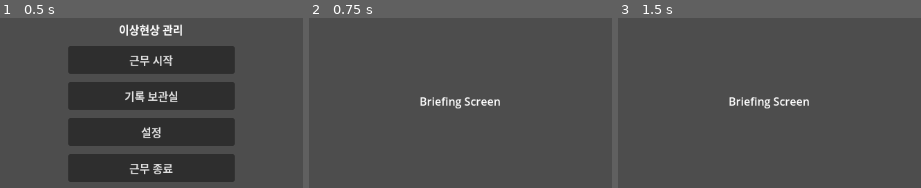
Above: before the commit, frames 1-3 (left to right).
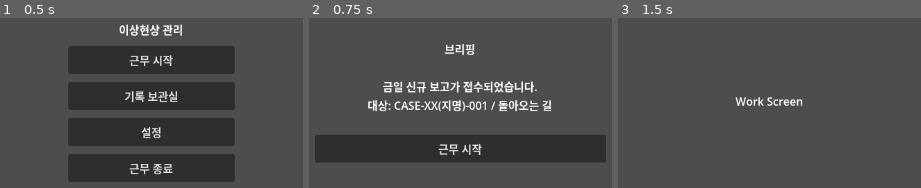
Above: after the commit, the same moments.

Repository: maze4670/AnomalyManagementBranch
Game: Godot game, scene res://scenes/main_menu/MainMenu.tscn
Two runs of this game, one before a commit and one after it. Both use one fixed random seed, a clock stepped at 60 frames per second and the inputs below. The project has no main scene, so this scene is started directly.
Inputs (mouse positions are in pixels of both pictures, inside the frame that each line leads up to):
- Up to frame 1 (0.5 s): no input
- Up to frame 2 (0.75 s): click "근무 시작" at 0.5 s
- Up to frame 3 (1.5 s): click (769, 148) at 1.25 s, where only the run after the commit has a clickable "근무 시작"

Frame 1 is identical in both runs. In frame 2, 20% of the frame differs, in the area x 1-99%, y 15-85%; in frame 3, 0.8%.

Commit message:
Implement briefing screen navigation

Diff:
--- a/scenes/briefing/BriefingScreen.tscn
+++ b/scenes/briefing/BriefingScreen.tscn
@@ -11,19 +11,35 @@
 grow_vertical = 2
 script = ExtResource("1_briefing")
 
-[node name="Label" type="Label" parent="."]
+[node name="CenterContainer" type="CenterContainer" parent="."]
 layout_mode = 1
-anchors_preset = 8
-anchor_left = 0.5
-anchor_top = 0.5
-anchor_right = 0.5
-anchor_bottom = 0.5
-offset_left = -96.0
-offset_top = -12.0
-offset_right = 96.0
-offset_bottom = 12.0
+anchors_preset = 15
+anchor_right = 1.0
+anchor_bottom = 1.0
 grow_horizontal = 2
 grow_vertical = 2
-text = "Briefing Screen"
+
+[node name="BriefingContainer" type="VBoxContainer" parent="CenterContainer"]
+layout_mode = 2
+theme_override_constants/separation = 16
+
+[node name="TitleLabel" type="Label" parent="CenterContainer/BriefingContainer"]
+layout_mode = 2
+text = "브리핑"
 horizontal_alignment = 1
 vertical_alignment = 1
+
+[node name="BodyLabel" type="Label" parent="CenterContainer/BriefingContainer"]
+custom_minimum_size = Vector2(420, 80)
+layout_mode = 2
+text = "금일 신규 보고가 접수되었습니다.
+대상: CASE-XX(지명)-001 / 돌아오는 길"
+horizontal_alignment = 1
+vertical_alignment = 1
+
+[node name="StartWorkButton" type="Button" parent="CenterContainer/BriefingContainer"]
+custom_minimum_size = Vector2(240, 40)
+layout_mode = 2
+text = "근무 시작"
+
+[connection signal="pressed" from="CenterContainer/BriefingContainer/StartWorkButton" to="." method="_on_start_work_button_pressed"]
--- a/scripts/ui/briefing/briefing_screen.gd
+++ b/scripts/ui/briefing/briefing_screen.gd
@@ -1,3 +1,7 @@
 extends Control
 
-# UI shell for the briefing screen.
+const WORK_SCENE_PATH := "res://scenes/work/WorkScreen.tscn"
+
+
+func _on_start_work_button_pressed() -> void:
+	get_tree().change_scene_to_file(WORK_SCENE_PATH)
